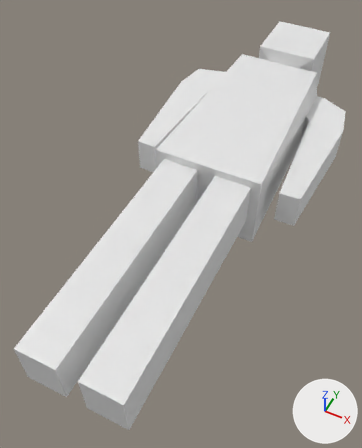
Renders of the Blender file BlendFilesForUnity/B_TempEnemy.blend from each side of a commit.
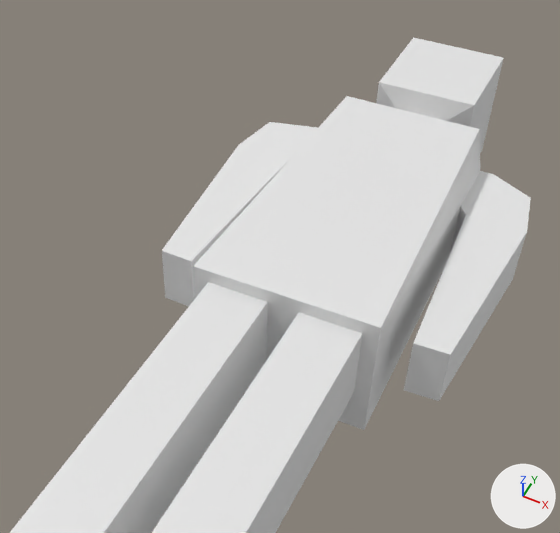
Each version is shown whole from a 50 mm lens placed at (0.63, -0.46, 1.6), pointed at (-0.09, 0.98, -0.2), then close up on the part from 13% to 100% of the width and 0% to 67% of the height. The lights are fixed; the arrows at lower right show +X, +Y and +Z.
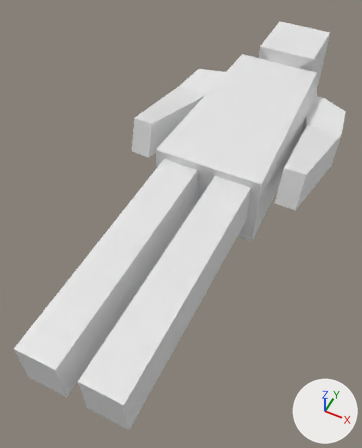
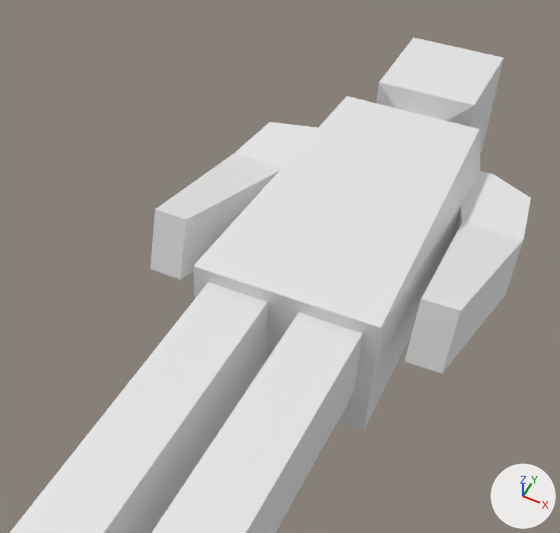
Pixel boxes (x1, y1, x2, y2) of what changed, in the close-ups (560 x 533 px; the box of a moved part takes in the faces that stretch with it):
part 1 of me_cube_001, moved or reshaped
    before: (404, 171, 531, 401)
    after: (404, 171, 531, 373)
part 2 of me_cube_001, moved or reshaped
    before: (162, 122, 317, 306)
    after: (150, 122, 317, 280)

The edits, one by one:
me_cube_001 has 74 vertices, 70 faces and spans x -0.47..0.45, y 0.01..2.48, z -0.24..0.14.
me_cube_001 is used by ob_cube; location (0.0, 0.0, 0.0).
Part 1, on me_cube_001:
Vertex 9 of me_cube_001 moves from (0.28, 1.73, -0.14) to (0.28, 1.64, -0.13).
Vertex 10 of me_cube_001 moves from (0.28, 1.73, 0.03) at pixel (466, 214) to (0.28, 1.69, 0.03) at pixel (462, 222).
Vertex 13 of me_cube_001 moves from (0.45, 1.73, -0.14) at pixel (512, 278) to (0.45, 1.64, -0.13) at pixel (505, 294).
Vertex 14 of me_cube_001 moves from (0.45, 1.73, 0.03) at pixel (527, 231) to (0.45, 1.69, 0.03) at pixel (523, 239).
Vertex 16 of me_cube_001 moves from (0.32, 1.16, 0.03) at pixel (413, 343) to (0.32, 1.14, 0.19) at pixel (421, 299).
Vertex 17 of me_cube_001 moves from (0.32, 1.16, -0.14) at pixel (403, 390) to (0.32, 1.09, 0.03) at pixel (404, 361).
Vertex 18 of me_cube_001 moves from (0.41, 1.16, 0.03) at pixel (450, 354) to (0.41, 1.15, 0.19) at pixel (460, 310).
Vertex 19 of me_cube_001 moves from (0.41, 1.16, -0.14) at pixel (438, 401) to (0.41, 1.1, 0.02) at pixel (442, 373).
Part 2, on me_cube_001:
Vertex 47 of me_cube_001 moves from (-0.29, 1.76, -0.14) to (-0.29, 1.67, -0.14).
Vertex 48 of me_cube_001 moves from (-0.29, 1.76, 0.03) at pixel (290, 158) to (-0.29, 1.72, 0.02).
Vertex 51 of me_cube_001 moves from (-0.47, 1.76, -0.14) to (-0.47, 1.67, -0.14).
Vertex 52 of me_cube_001 moves from (-0.47, 1.76, 0.03) at pixel (238, 144) to (-0.47, 1.72, 0.02) at pixel (233, 153).
Vertex 54 of me_cube_001 moves from (-0.33, 1.19, 0.03) at pixel (191, 261) to (-0.33, 1.17, 0.18) at pixel (186, 219).
Vertex 55 of me_cube_001 moves from (-0.33, 1.19, -0.14) to (-0.33, 1.12, 0.02) at pixel (180, 279).
Vertex 56 of me_cube_001 moves from (-0.43, 1.19, 0.03) at pixel (161, 250) to (-0.43, 1.18, 0.18) at pixel (155, 209).
Vertex 57 of me_cube_001 moves from (-0.43, 1.19, -0.14) at pixel (165, 297) to (-0.43, 1.13, 0.02) at pixel (150, 268).
